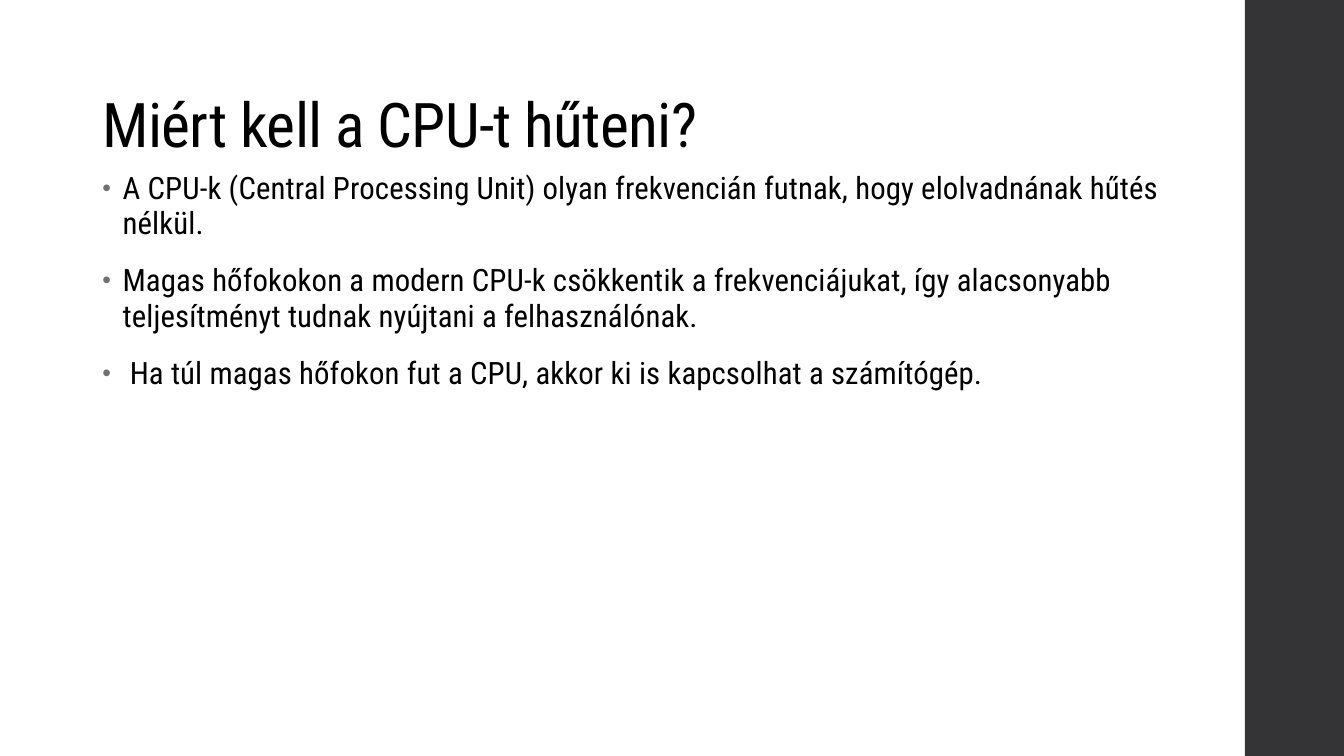
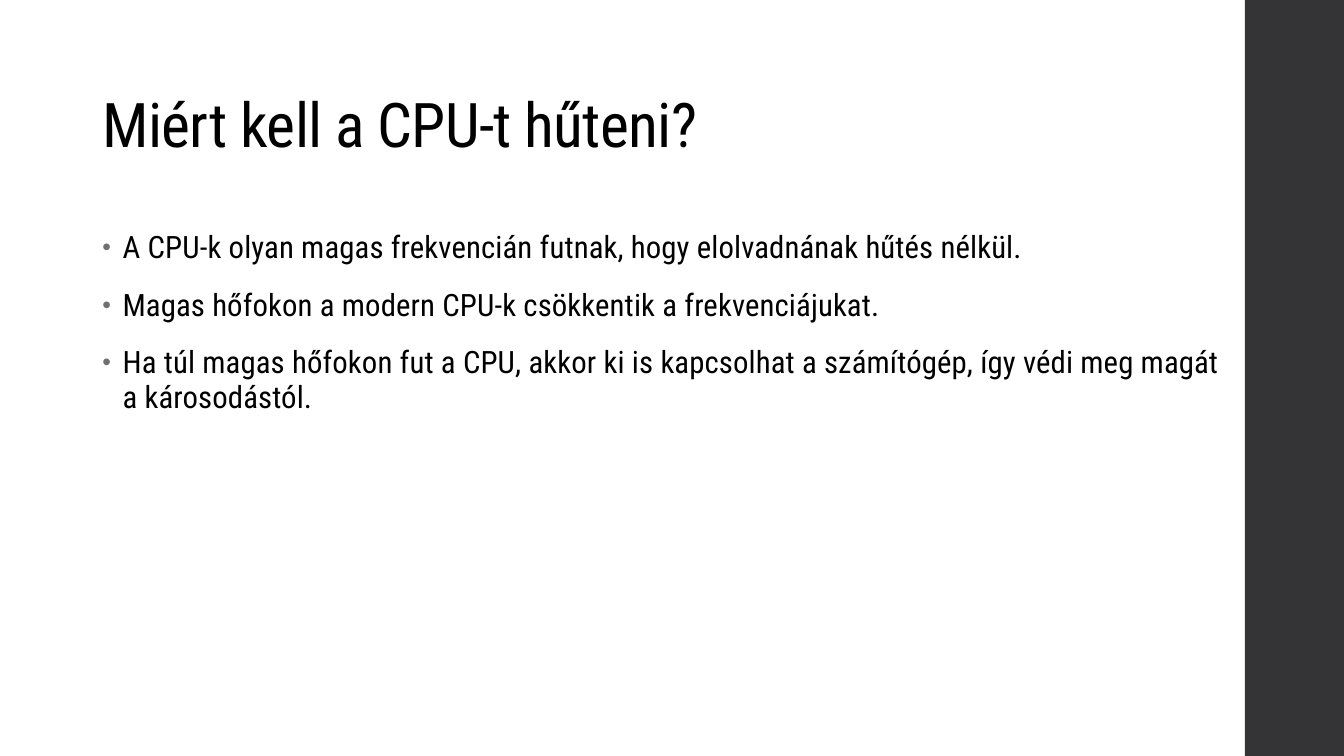
Before and after one commit to verbence/ppt-2022, a slide deck: slide 3 of cpuhutes.pptx (slide 2 before the commit). Drawn at 1344x756 pixels with LibreOffice and Linux fonts; fonts in the diff are those of the drawing. Boxes give left, top, right and bottom in pixels: in the first picture for what was removed or moved away, otherwise in the second. Text is boxed around its words. In the diff, an @@ line names an element or a change of style, - is before the commit and + after.

```diff
--- a/cpuhutes.pptx
+++ b/cpuhutes.pptx
@@ text at [123, 234, 1218, 409]: text changed @@
-• A CPU-k (Central Processing Unit) olyan frekvencián futnak, hogy elolvadnának hűtés nélkül.
-• Magas hőfokokon a modern CPU-k csökkentik a frekvenciájukat, így alacsonyabb teljesítményt tudnak nyújtani a felhasználónak.
-• Ha túl magas hőfokon fut a CPU, akkor ki is kapcsolhat a számítógép.
+• A CPU-k olyan magas frekvencián futnak, hogy elolvadnának hűtés nélkül.
+• Magas hőfokon a modern CPU-k csökkentik a frekvenciájukat.
+• Ha túl magas hőfokon fut a CPU, akkor ki is kapcsolhat a számítógép, így védi meg magát a károsodástól.
```
Also in this commit, not shown: 7 other slides changed, 2 slides added.
